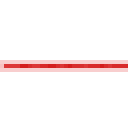
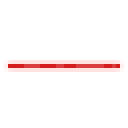
Revision of a layered 128×128 image; what changed, layer by layer:
removed layer "Layer 7" (was 20%) over [0, 64, 112, 68]
"Layer 6": opacity 27% → 20%, painted on it over [0, 60, 128, 72]
painted on "Layer 5" over [4, 64, 128, 68]
